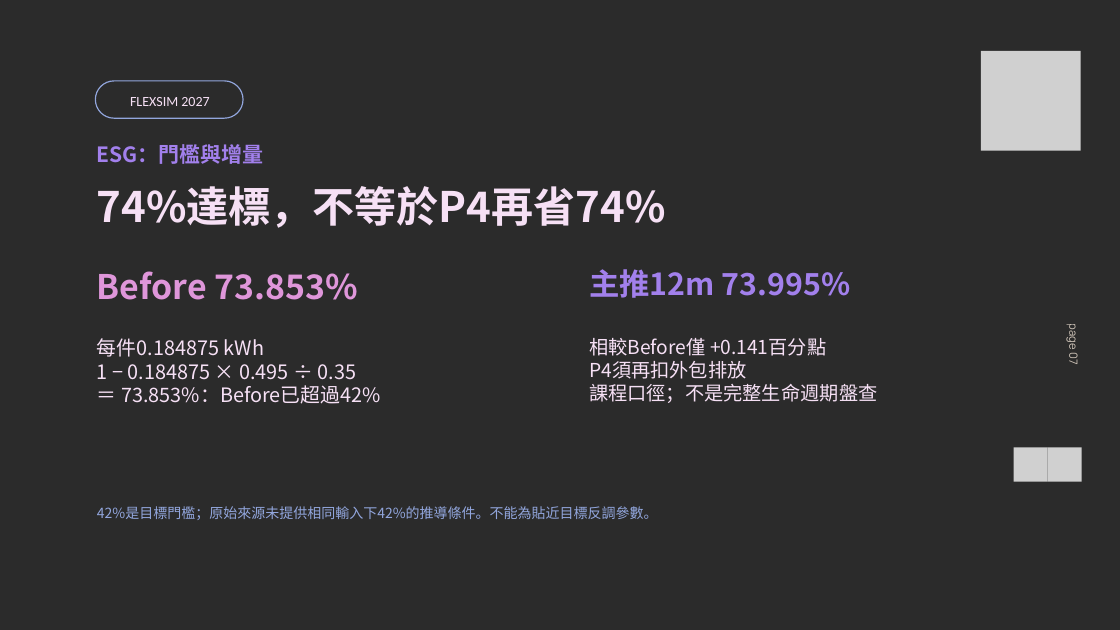
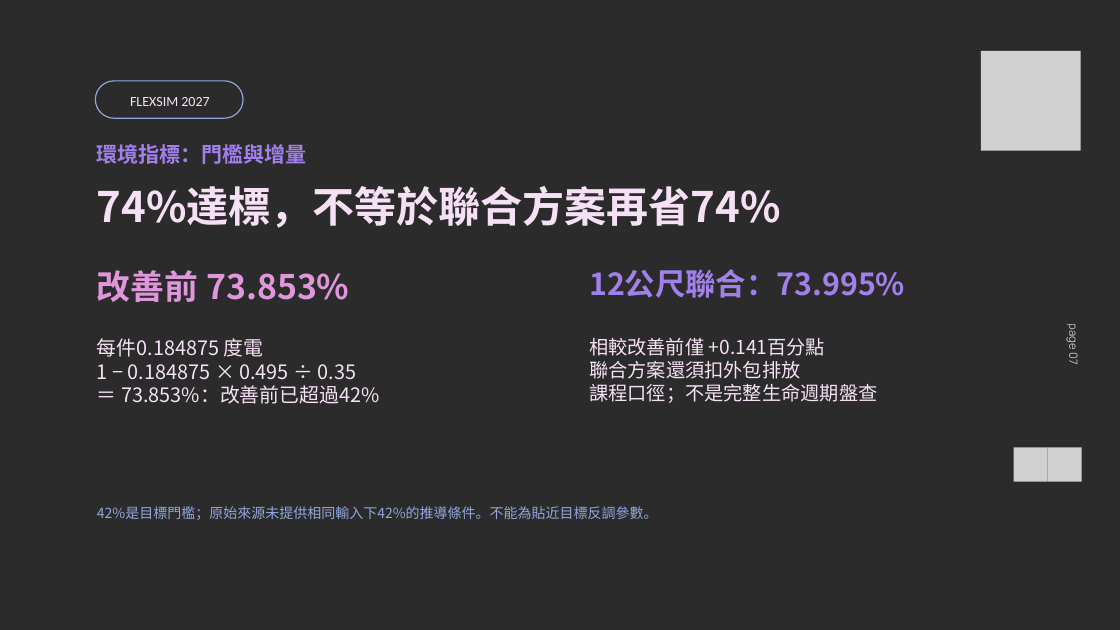
Before and after one commit to JRYTW/flexsim-circular-logistics-digital-twin, a slide deck: slide 7 of 重點檔案/01_成果簡報.pptx. Drawn at 1120x630 pixels with LibreOffice and Linux fonts; fonts in the diff are those of the drawing; grey boxes stand for pictures; background and template pictures are left out; a plain dark background stands for a picture behind light text. Boxes give left, top, right and bottom in pixels: in the first picture for what was removed or moved away, otherwise in the second. Text is boxed around its words. In the diff, an @@ line names an element or a change of style, - is before the commit and + after.

```diff
--- a/重點檔案/01_成果簡報.pptx
+++ b/重點檔案/01_成果簡報.pptx
@@ text at bbox=[97, 144, 307, 164]: text changed @@
-ESG：門檻與增量
+環境指標：門檻與增量
@@ text at bbox=[97, 186, 781, 228]: text changed @@
-74%達標，不等於P4再省74%
+74%達標，不等於聯合方案再省74%
@@ text at bbox=[589, 269, 905, 298]: text changed @@
-主推12m 73.995%
+12公尺聯合：73.995%
@@ text at bbox=[97, 270, 349, 302]: text changed @@
-Before 73.853%
+改善前 73.853%
@@ text at bbox=[97, 338, 264, 357]: text changed @@
-每件0.184875 kWh
+每件0.184875 度電
@@ text at bbox=[589, 338, 825, 379]: text changed @@
-相較Before僅 +0.141百分點
-P4須再扣外包排放
+相較改善前僅 +0.141百分點
+聯合方案還須扣外包排放
@@ text at bbox=[121, 385, 379, 404]: text changed @@
-＝ 73.853%：Before已超過42%
+＝ 73.853%：改善前已超過42%
```
Also in this commit, not shown: 13 other slides changed, 1 slide added, 1 slide removed, 26 other files.
